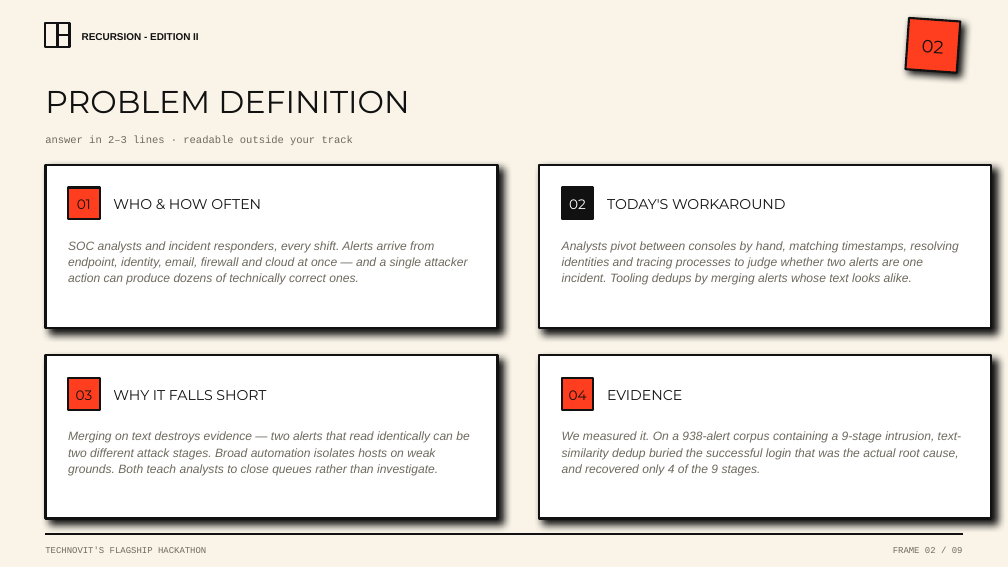
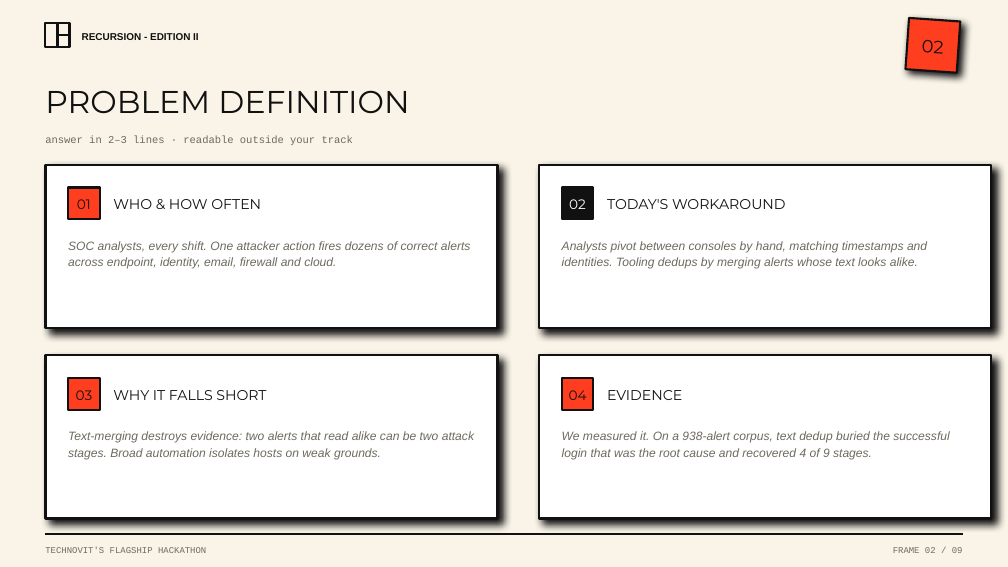
Before and after one commit to ShaanGS/Causeway, a slide deck: slide 2 of Causeway_RECURSION_II_Marlloz.pptx. Drawn at 1008x567 pixels with LibreOffice and Linux fonts; fonts in the diff are those of the drawing. Boxes give left, top, right and bottom in pixels: in the first picture for what was removed or moved away, otherwise in the second. Text is boxed around its words. In the diff, an @@ line names an element or a change of style, - is before the commit and + after.

```diff
--- a/Causeway_RECURSION_II_Marlloz.pptx
+++ b/Causeway_RECURSION_II_Marlloz.pptx
@@ text at box(68, 241, 471, 269): text changed @@
-SOC analysts and incident responders, every shift. Alerts arrive from endpoint, identity, email, firewall and cloud at once — and a single attacker action can produce dozens of technically correct ones.
+SOC analysts, every shift. One attacker action fires dozens of correct alerts across endpoint, identity, email, firewall and cloud.
@@ text at box(562, 241, 927, 269): text changed @@
-Analysts pivot between consoles by hand, matching timestamps, resolving identities and tracing processes to judge whether two alerts are one incident. Tooling dedups by merging alerts whose text looks alike.
+Analysts pivot between consoles by hand, matching timestamps and identities. Tooling dedups by merging alerts whose text looks alike.
@@ text at box(68, 431, 474, 459): text changed @@
-Merging on text destroys evidence — two alerts that read identically can be two different attack stages. Broad automation isolates hosts on weak grounds. Both teach analysts to close queues rather than investigate.
+Text-merging destroys evidence: two alerts that read alike can be two attack stages. Broad automation isolates hosts on weak grounds.
@@ text at box(562, 431, 949, 459): text changed @@
-We measured it. On a 938-alert corpus containing a 9-stage intrusion, text-similarity dedup buried the successful login that was the actual root cause, and recovered only 4 of the 9 stages.
+We measured it. On a 938-alert corpus, text dedup buried the successful login that was the root cause and recovered 4 of 9 stages.
```
Also in this commit, not shown: 8 other slides changed, 1 other file.
